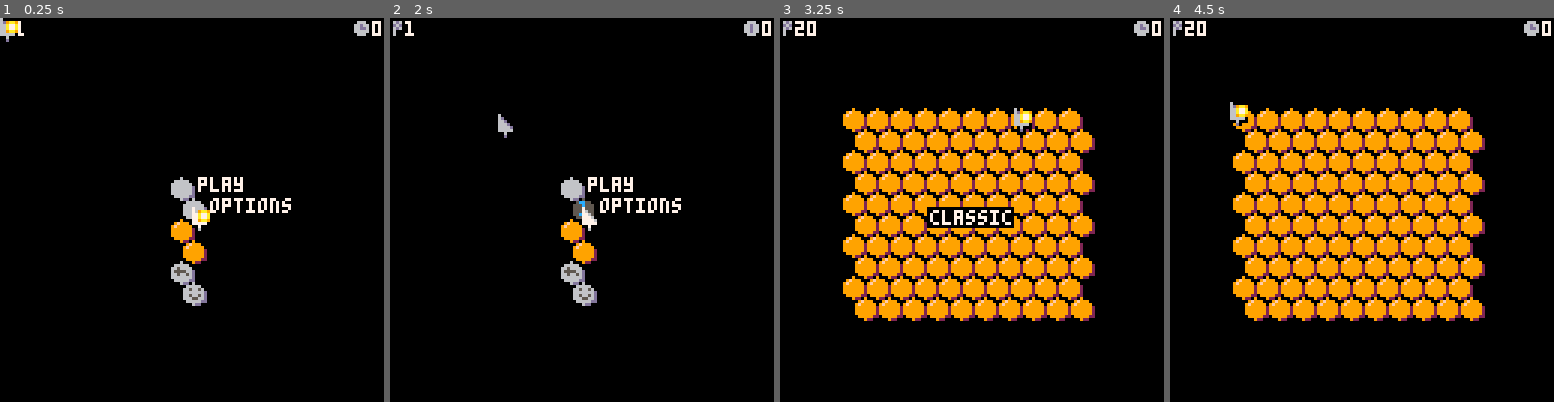
Above: before the commit, frames 1-4 (left to right).
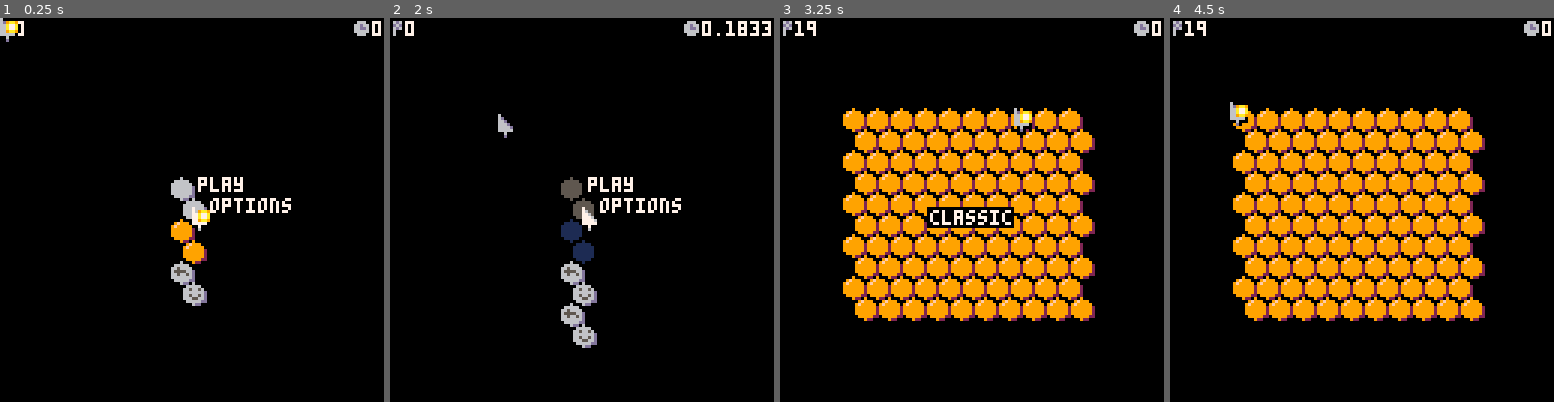
Above: after the commit, the same moments.

Repository: seaspaces27/hivesweeper-p8
Game: PICO-8 cartridge hivesweeper.p8
The game is run twice, just before and just after one commit, with the same random seed, the same clock (stepped at 60 frames per second) and the same inputs.
Inputs (mouse positions are in pixels of both pictures, inside the frame that each line leads up to):
- Up to frame 1 (0.25 s): no input
- Up to frame 2 (2 s): tap X (X key) at 0.33, 1.07, 1.85 s; click (670, 121) at 0.67 s; tap O (Z key) at 0.7, 1.7 s; click (436, 267) at 1.22 s; hold Right from 1.6 s (still down); click (497, 114) at 1.77 s
- Up to frame 3 (3.25 s): release Right at 2.1 s; tap O (Z key) at 2.1, 2.5, 2.9 s; hold Up 2.15-2.42 s; click (952, 259) at 2.32 s; hold Right 2.47-3.03 s; click (1014, 106) at 2.87 s; tap X (X key) at 2.97 s; hold Left from 3.08 s (still down)
- Up to frame 4 (4.5 s): tap O (Z key) at 3.3, 3.7, 4.1 s; click (1465, 256) at 3.42 s; release Left at 3.58 s; hold Down 3.63-3.97 s; click (1231, 102) at 3.97 s; hold Right from 4.02 s (still down); tap X (X key) at 4.08 s

The runs differ from the first frame. In frame 1, less than 0.1% of the frame differs, in the area x 4-7%, y 0-4%; in frame 2, 2.0%, in the area x 3-99%, y 0-86%; in frame 3, less than 0.1%; in frame 4, less than 0.1%.

Commit message:
fixed a bug where winning was impossible
number of mines was a non-integer

Diff:
--- a/hivesweeper.p8
+++ b/hivesweeper.p8
@@ -342,7 +342,7 @@
 	end
 	mines[wi*hi]=false
 	all_bees=0
-	bees=bees or (hexs*.2)
+	bees=bees or flr(hexs*.2)
 	bees_left=min(bees,hexs-1) or sz*2 --add bees to map
 	unopened=0 total_bees=bees_left
 	while bees_left>0 do
